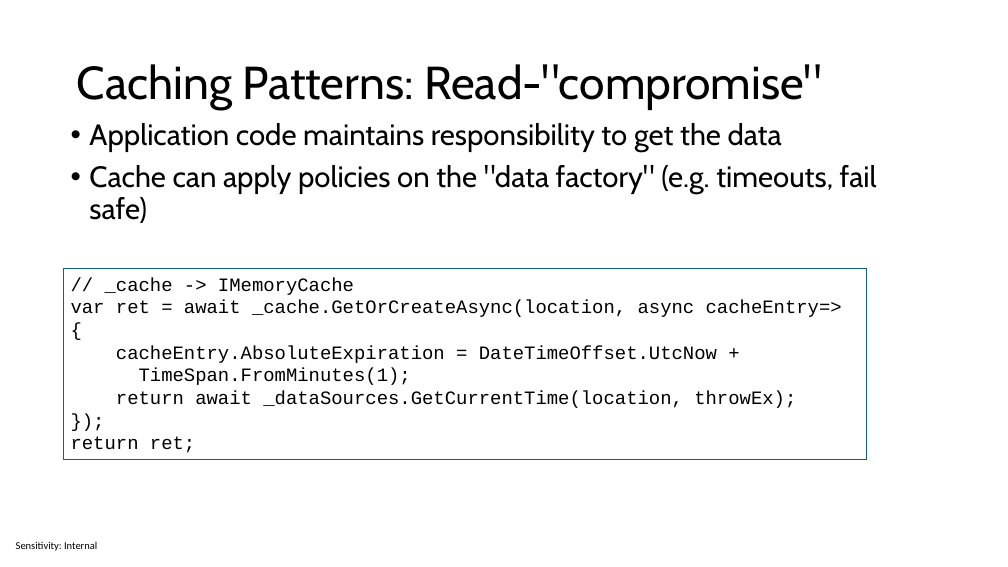
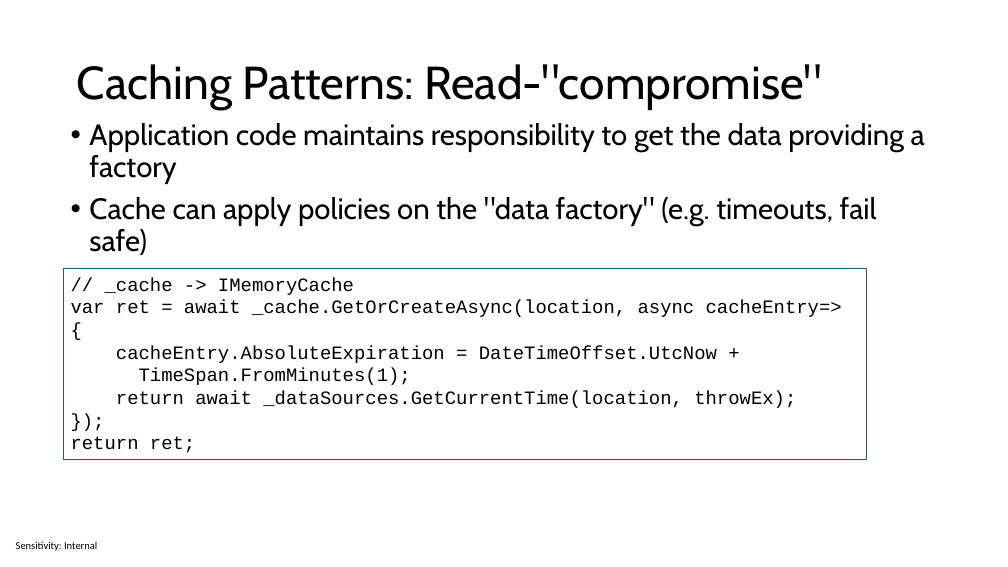
Before and after one commit to sabbadino/cache-like-a-pro-fusion-cache, a slide deck: slide 6 of cache-like-a-pro.pptx. Drawn at 1008x567 pixels with LibreOffice and Linux fonts; fonts in the diff are those of the drawing. Boxes give left, top, right and bottom in pixels: in the first picture for what was removed or moved away, otherwise in the second. Text is boxed around its words. In the diff, an @@ line names an element or a change of style, - is before the commit and + after.

```diff
--- a/cache-like-a-pro.pptx
+++ b/cache-like-a-pro.pptx
@@ text at box(89, 123, 925, 184): text changed @@
-• Application code maintains responsibility to get the data
+• Application code maintains responsibility to get the data providing a factory
```
Also in this commit, not shown: 12 other slides changed, 4 slides added, 1 slide removed.
